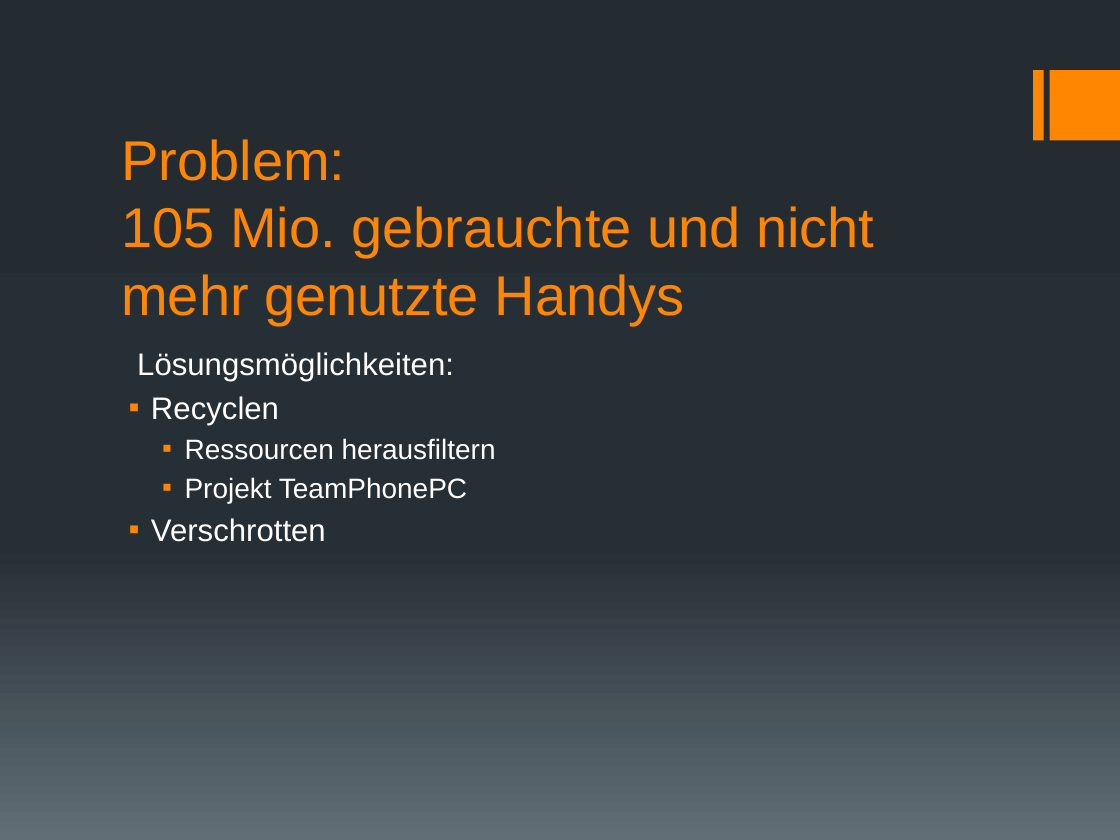
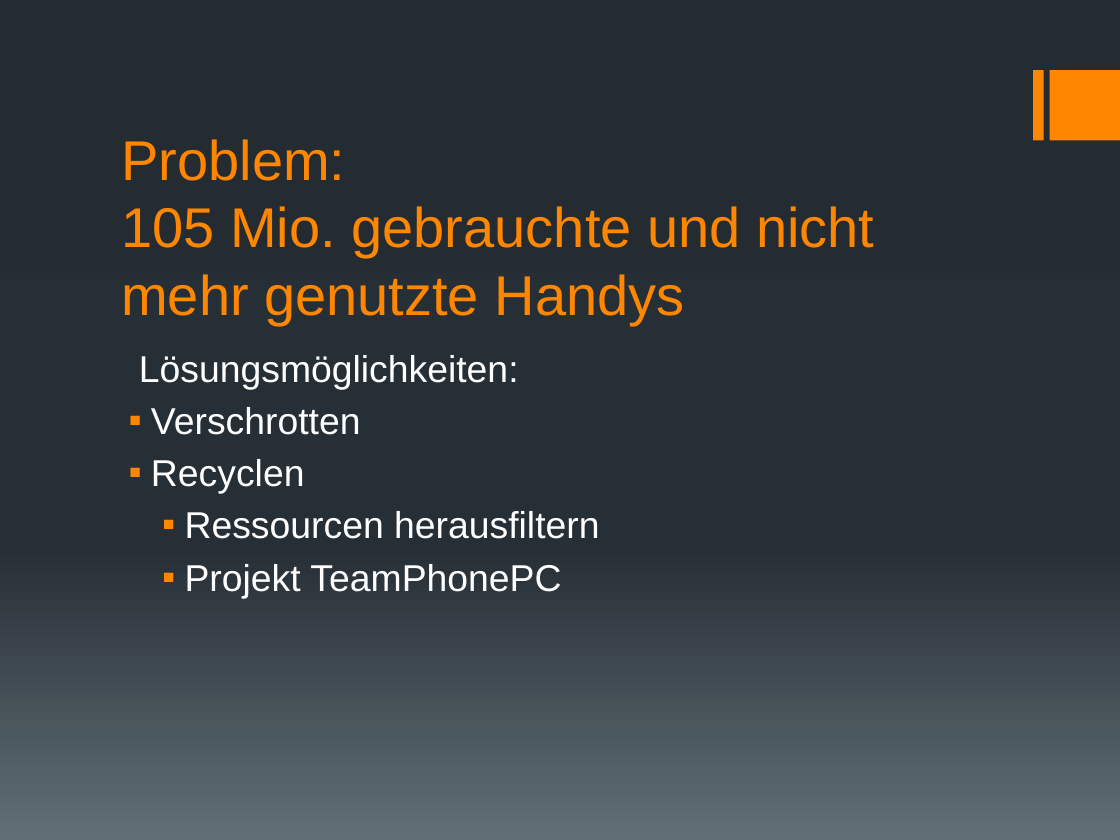
Before and after one commit to GymWenFLL/tpp_presentation, a slide deck: slide 2 of Gesamtpräsentation.pptx. Drawn at 1120x840 pixels with LibreOffice and Linux fonts; fonts in the diff are those of the drawing. Boxes give left, top, right and bottom in pixels: in the first picture for what was removed or moved away, otherwise in the second. Text is boxed around its words. In the diff, an @@ line names an element or a change of style, - is before the commit and + after.

```diff
--- a/Gesamtpräsentation.pptx
+++ b/Gesamtpräsentation.pptx
@@ text at [139, 355, 599, 598]: size 20 to 24 pt in "Lösungsmöglichkeiten:", "Recyclen"; size 18 to 24 pt in "Ressourcen herausfiltern", "Projekt TeamPhonePC"; more space between paragraphs @@
@@ text at [151, 407, 361, 435]: paragraph added @@
+▪ Verschrotten
@@ text at [151, 518, 326, 542]: paragraph removed @@
-▪ Verschrotten
```
Also in this commit, not shown: 9 other slides changed, 12 slides added, 8 slides removed, 2 other files.
